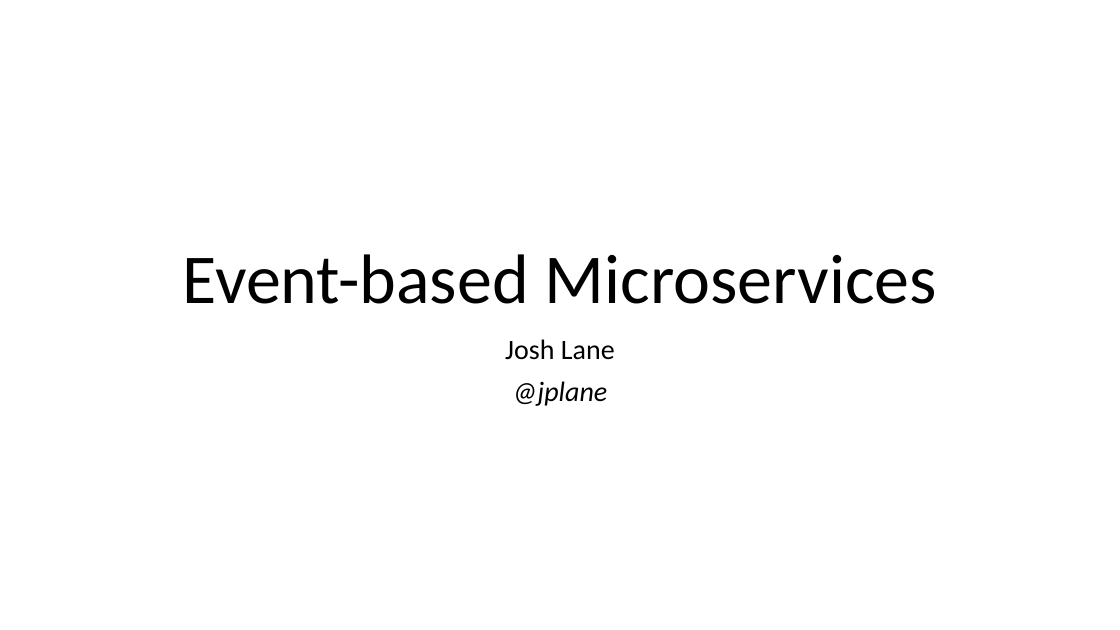
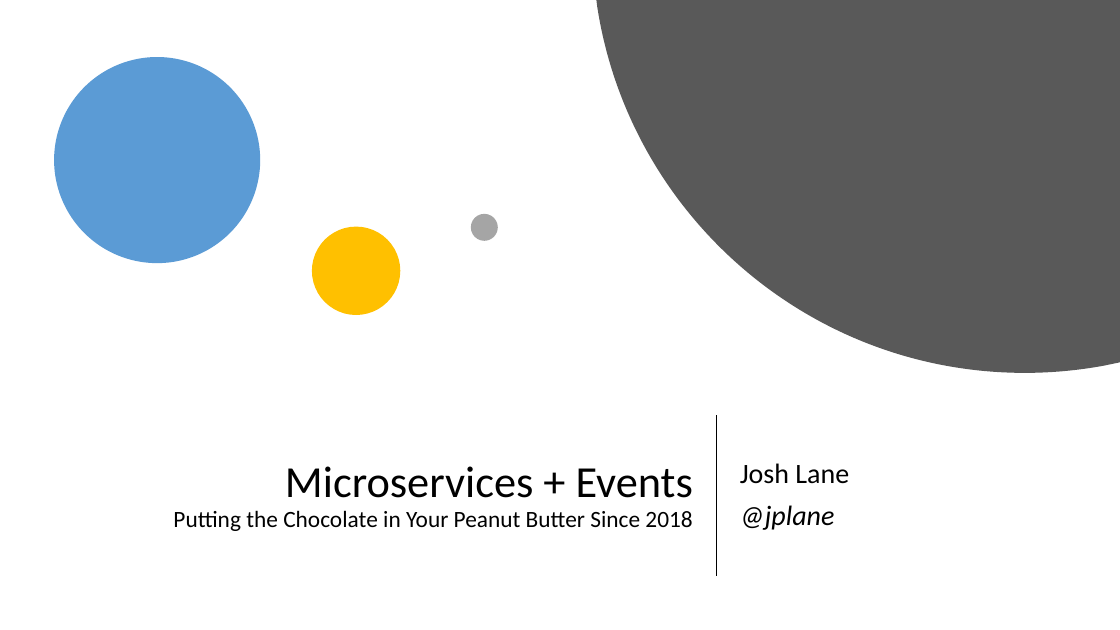
Before and after one commit to jplane/event-based-microservices, a slide deck: slide 1 of Event-based Microservices.pptx. Drawn at 1120x630 pixels with LibreOffice and Linux fonts; fonts in the diff are those of the drawing. Boxes give left, top, right and bottom in pixels: in the first picture for what was removed or moved away, otherwise in the second. Text is boxed around its words. In the diff, an @@ line names an element or a change of style, - is before the commit and + after.

```diff
--- a/Event-based Microservices.pptx
+++ b/Event-based Microservices.pptx
@@ freeform shape added at bbox=[597, 0, 1120, 373], fill #595959 @@
@@ ellipse added at bbox=[54, 57, 260, 263], fill #5B9BD5 @@
@@ ellipse added at bbox=[312, 227, 400, 315], fill #FFC000 @@
@@ ellipse added at bbox=[471, 214, 498, 241], fill #A5A5A5 @@
@@ title "Microservices + Events Putting the ..." at bbox=[173, 466, 693, 531]: vertical alignment bottom to middle @@
@@ line added from (717, 416) to (717, 576), #000000 1.5 pt @@
@@ subtitle "Josh Lane": place and size @@
-subtitle "Josh Lane" at bbox=[505, 339, 615, 406]
+subtitle "Josh Lane" at bbox=[740, 463, 849, 530]
@@ subtitle "Josh Lane" at bbox=[740, 463, 849, 530]: alignment centre to left; vertical alignment top to middle @@
@@ title at bbox=[173, 466, 693, 531]: text changed; size 60 to 20 pt @@
-Event-based Microservices
+Microservices + Events
+Putting the Chocolate in Your Peanut Butter Since 2018
```
Also in this commit, not shown: 3 other slides changed, 9 slides added, 3 slides removed, 15 other files.
